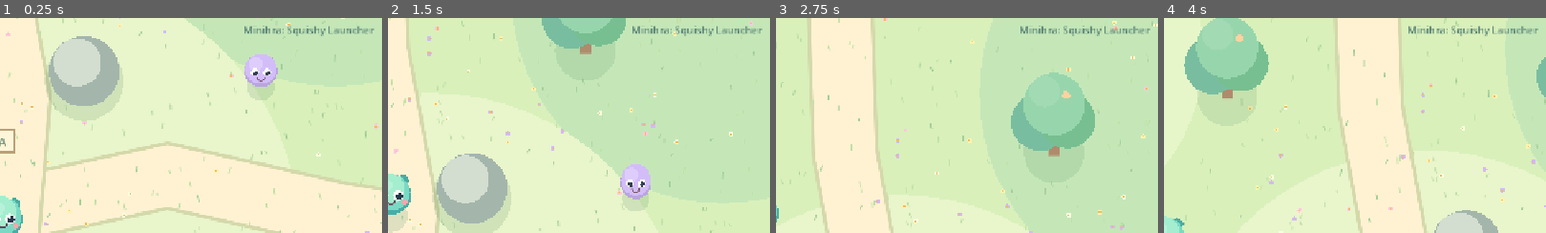
Above: before the commit, frames 1-4 (left to right).
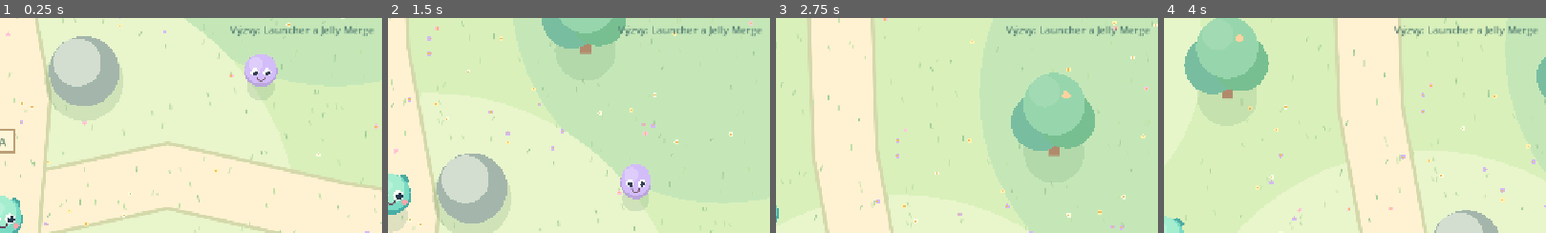
Above: after the commit, the same moments.

Repository: DiscoverVisually/squishy-world
Game: Godot game, scene res://scenes/main.tscn
The game is run twice, just before and just after one commit, with the same random seed, the same clock (stepped at 60 frames per second) and the same inputs.
Inputs (mouse positions are % of the whole screen's width and height, from its top left):
- Up to frame 1 (0.25 s): no input
- Up to frame 2 (1.5 s): tap Enter at 0.5 s; move the mouse to (45, 70) at 0.52 s; hold W from 0.53 s (still down); tap 1 at 0.6 s; click (45, 70) at 0.67 s; tap 2 at 0.8, 1.35 s; move the mouse to (80, 65) at 1.27 s; click (80, 65) at 1.42 s
- Up to frame 3 (2.75 s): tap R at 1.55, 2.1 s; move the mouse to (20, 35) at 2.02 s; release W at 2.03 s; hold A from 2.03 s (still down); click (20, 35) at 2.17 s; tap E at 2.3 s
- Up to frame 4 (4 s): move the mouse to (55, 50) at 2.77 s; tap E at 2.85 s; click (55, 50) at 2.92 s; tap 1 at 3.05, 3.6 s; move the mouse to (35, 25) at 3.52 s; release A at 3.53 s; hold S from 3.53 s (still down); click (35, 25) at 3.67 s; tap 2 at 3.8 s
The pictures show only the part of the screen within x 50-100%, y 3-53%; the shares and areas given below are measured in that part.

The runs differ from the first frame. In frame 1, 0.7% of the frame differs, in the area x 60-98%, y 3-9%; in frame 2, 0.7%; in frame 3, 0.7%; in frame 4, 0.7%.

Commit message:
Add Jelly Merge physics game and choice between encounters

Diff:
--- a/scenes/main.tscn
+++ b/scenes/main.tscn
@@ -1,9 +1,11 @@
-[gd_scene load_steps=5 format=3]
+[gd_scene load_steps=7 format=3]
 
 [ext_resource type="Script" path="res://scripts/world.gd" id="1_world"]
 [ext_resource type="PackedScene" path="res://scenes/player_squishy.tscn" id="2_player"]
 [ext_resource type="Script" path="res://scripts/hud.gd" id="3_hud"]
 [ext_resource type="Script" path="res://scripts/launcher_arena.gd" id="4_launcher"]
+[ext_resource type="Script" path="res://scripts/merge_arena.gd" id="5_merge"]
+[ext_resource type="Script" path="res://scripts/encounter_choice.gd" id="6_choice"]
 
 [node name="Meadow" type="Node2D"]
 script = ExtResource("1_world")
@@ -20,3 +22,11 @@
 [node name="Arena" type="Node2D" parent="Encounter"]
 visible = false
 script = ExtResource("4_launcher")
+
+[node name="Merge" type="Node2D" parent="Encounter"]
+visible = false
+script = ExtResource("5_merge")
+
+[node name="Choice" type="Node2D" parent="Encounter"]
+visible = false
+script = ExtResource("6_choice")
--- /dev/null
+++ b/scripts/encounter_choice.gd
@@ -0,0 +1,77 @@
+extends Node2D
+class_name EncounterChoice
+
+signal selected(mode: String)
+signal cancelled
+
+var active: bool = false
+var creature_name: String = ""
+var creature_color: Color = Color("f5c6d9")
+
+func _ready() -> void:
+    visible = false
+
+func show_choice(name: String, tint: Color) -> void:
+    creature_name = name
+    creature_color = tint
+    active = true
+    visible = true
+    queue_redraw()
+
+func close_choice() -> void:
+    active = false
+    visible = false
+
+func _choose(mode: String) -> void:
+    close_choice()
+    selected.emit(mode)
+
+func _unhandled_input(event: InputEvent) -> void:
+    if not active:
+        return
+    if event is InputEventKey and event.pressed and not event.echo:
+        if event.keycode == KEY_1:
+            _choose("launcher")
+        elif event.keycode == KEY_2:
+            _choose("merge")
+        elif event.keycode == KEY_ESCAPE:
+            close_choice()
+            cancelled.emit()
+        else:
+            return
+        get_viewport().set_input_as_handled()
+    elif event is InputEventMouseButton and event.button_index == MOUSE_BUTTON_LEFT and event.pressed:
+        var pos: Vector2 = get_global_mouse_position()
+        if Rect2(210, 315, 400, 220).has_point(pos):
+            _choose("launcher")
+        elif Rect2(662, 315, 400, 220).has_point(pos):
+            _choose("merge")
+        elif Rect2(1090, 85, 135, 56).has_point(pos):
+            close_choice()
+            cancelled.emit()
+        get_viewport().set_input_as_handled()
+
+func _draw() -> void:
+    if not active:
+        return
+    var f: Font = ThemeDB.fallback_font
+    draw_rect(Rect2(Vector2.ZERO, Vector2(1280, 720)), Color(0.22, 0.34, 0.34, 0.90))
+    draw_rect(Rect2(177, 142, 926, 450), Color("fff9e9"))
+    draw_rect(Rect2(187, 152, 906, 430), Color("edf5e7"))
+    draw_string(f, Vector2(247, 222), "STRETOL SI %s!" % creature_name.to_upper(), HORIZONTAL_ALIGNMENT_LEFT, -1, 39, Color("53786a"))
+    draw_string(f, Vector2(245, 276), "Vyber výzvu a získaj nového Squishyho.", HORIZONTAL_ALIGNMENT_LEFT, -1, 25, Color("6c6277"))
+    draw_rect(Rect2(210, 315, 400, 220), Color("f8d5e7"))
+    draw_rect(Rect2(662, 315, 400, 220), Color("d3e8f5"))
+    draw_circle(Vector2(410, 374), 30, creature_color)
+    draw_circle(Vector2(395, 368), 6, Color.WHITE)
+    draw_circle(Vector2(426, 368), 6, Color.WHITE)
+    draw_string(f, Vector2(255, 447), "1  SQUISHY LAUNCHER", HORIZONTAL_ALIGNMENT_LEFT, -1, 25, Color("765065"))
+    draw_string(f, Vector2(250, 494), "Mier a traf správny výsledok", HORIZONTAL_ALIGNMENT_LEFT, -1, 19, Color("77566a"))
+    draw_circle(Vector2(862, 372), 31, Color("ffd9aa"))
+    draw_circle(Vector2(825, 387), 21, Color("b5e4f7"))
+    draw_circle(Vector2(902, 387), 20, Color("e7c8f3"))
+    draw_string(f, Vector2(743, 447), "2  JELLY MERGE", HORIZONTAL_ALIGNMENT_LEFT, -1, 28, Color("596681"))
+    draw_string(f, Vector2(720, 494), "Púšťaj a spájaj želé čísla", HORIZONTAL_ALIGNMENT_LEFT, -1, 19, Color("5b7187"))
+    draw_string(f, Vector2(384, 564), "Stlač 1 alebo 2, alebo klikni na kartu.", HORIZONTAL_ALIGNMENT_LEFT, -1, 19, Color("668375"))
+    draw_rect(Rect2(1090, 85, 135, 56), Color("f6d9e0"))
+    draw_string(f, Vector2(1110, 122), "SPÄŤ", HORIZONTAL_ALIGNMENT_LEFT, -1, 22, Color("795465"))
--- a/scripts/hud.gd
+++ b/scripts/hud.gd
@@ -46,7 +46,7 @@
     tag.add_theme_color_override("font_color", Color("547e71"))
     tag.add_theme_font_size_override("font_size", 17)
     tag.horizontal_alignment = HORIZONTAL_ALIGNMENT_RIGHT
-    tag.text = "Minihra: Squishy Launcher"
+    tag.text = "Výzvy: Launcher a Jelly Merge"
     overlay.add_child(tag)
 
 func set_progress(grade: int, caught: int) -> void:
--- /dev/null
+++ b/scripts/jelly_blob.gd
@@ -0,0 +1,45 @@
+extends RigidBody2D
+class_name JellyBlob
+
+var number: int = 1
+var radius: float = 25.0
+var tint: Color = Color("f9cae0")
+var joining: bool = false
+var lifetime: float = 0.0
+var shine: float = 0.0
+
+func configure(value: int, size: float, color: Color) -> void:
+    number = value
+    radius = size
+    tint = color
+    collision_layer = 4
+    collision_mask = 12
+    mass = clampf(float(value) * 0.12, 0.8, 10.0)
+    gravity_scale = 1.3
+    linear_damp = 0.6
+    angular_damp = 0.85
+    continuous_cd = RigidBody2D.CCD_MODE_CAST_SHAPE
+    var material := PhysicsMaterial.new()
+    material.bounce = 0.24
+    material.friction = 0.57
+    physics_material_override = material
+    var collision := CollisionShape2D.new()
+    var shape := CircleShape2D.new()
+    shape.radius = radius
+    collision.shape = shape
+    add_child(collision)
+
+func _process(delta: float) -> void:
+    lifetime += delta
+    shine = maxf(0.0, shine - delta)
+    queue_redraw()
+
+func _draw() -> void:
+    draw_circle(Vector2(0, 5), radius + 2, Color(0.32, 0.43, 0.35, 0.17))
+    draw_circle(Vector2.ZERO, radius, tint.darkened(0.14))
+    draw_circle(Vector2(0, -3), radius - 2, tint)
+    draw_circle(Vector2(-radius * 0.4, -radius * 0.45), radius * 0.28, Color(1, 1, 1, 0.33))
+    var fontsize: int = clampi(roundi(radius * 0.90), 19, 42)
+    draw_string(ThemeDB.fallback_font, Vector2(-radius * 0.85, fontsize * 0.34), str(number), HORIZONTAL_ALIGNMENT_CENTER, radius * 1.7, fontsize, Color("414d67"))
+    if shine > 0.0:
+        draw_arc(Vector2.ZERO, radius + 5.0, 0, TAU, 32, Color(1, 0.94, 0.44, shine), 4.0, true)
--- /dev/null
+++ b/scripts/merge_arena.gd
@@ -0,0 +1,225 @@
+extends Node2D
+class_name MergeArena
+
+signal captured(squishy_name: String)
+signal cancelled
+
+const BLOB = preload("res://scripts/jelly_blob.gd")
+const RULES = preload("res://scripts/merge_rules.gd")
+const LEFT: float = 320.0
+const RIGHT: float = 1020.0
+const FLOOR: float = 608.0
+const DROP_Y: float = 185.0
+const MAX_DROPS: int = 24
+
+var active: bool = false
+var squishy_name: String = ""
+var config: Dictionary = {}
+var pieces: Array[JellyBlob] = []
+var steps: int = 0
+var cooldown: float = 0.0
+var scan_timer: float = 0.0
+var victory_timer: float = -1.0
+var retry_timer: float = 0.0
+var status: String = "Spoj rovnaké čísla!"
+var flash: float = 0.0
+
+func _ready() -> void:
+    visible = false
+    set_process(false)
+    set_physics_process(false)
+    _wall(Vector2(670, 628), Vector2(744, 42))
+    _wall(Vector2(309, 422), Vector2(28, 440))
+    _wall(Vector2(1031, 422), Vector2(28, 440))
+
+func _wall(at: Vector2, size: Vector2) -> void:
+    var body := StaticBody2D.new()
+    body.position = at
+    body.collision_layer = 8
+    body.collision_mask = 0
+    var collision := CollisionShape2D.new()
+    var shape := RectangleShape2D.new()
+    shape.size = size
+    collision.shape = shape
+    body.add_child(collision)
+    add_child(body)
+
+func start_encounter(name: String, tint: Color, grade: int) -> void:
+    _clear_pieces()
+    squishy_name = name
+    config = RULES.grade_config(grade)
+    _reset_state()
+    active = true
+    visible = true
+    set_process(true)
+    set_physics_process(true)
+
+func _reset_state() -> void:
+    _clear_pieces()
+    steps = 0
+    cooldown = 0.0
+    scan_timer = 0.0
+    victory_timer = -1.0
+    retry_timer = 0.0
+    flash = 0.0
+    status = "Klikni nad nádobou a spájaj rovnaké čísla."
+
+func _clear_pieces() -> void:
+    for piece in pieces:
+        if is_instance_valid(piece):
+            piece.queue_free()
+    pieces.clear()
+
+func close_encounter() -> void:
+    active = false
+    visible = false
+    set_process(false)
+    set_physics_process(false)
+    _clear_pieces()
+
+func _process(delta: float) -> void:
+    if not active:
+        return
+    cooldown = maxf(0.0, cooldown - delta)
+    flash = maxf(0.0, flash - delta)
+    if victory_timer >= 0.0:
+        victory_timer -= delta
+        if victory_timer <= 0.0:
+            var won_name: String = squishy_name
+            close_encounter()
+            captured.emit(won_name)
+    elif steps >= MAX_DROPS:
+        retry_timer += delta
+        if retry_timer > 3.0:
+            _reset_state()
+            status = "Nový pokus! Skús ukladať čísla bližšie."
+    queue_redraw()
+
+func _physics_process(delta: float) -> void:
+    if not active or victory_timer >= 0.0:
+        return
+    scan_timer -= delta
+    if scan_timer > 0.0:
+        return
+    scan_timer = 0.07
+    for i in range(pieces.size()):
+        var a: JellyBlob = pieces[i]
+        if not is_instance_valid(a) or a.joining or a.lifetime < 0.16:
+            continue
+        for j in range(i + 1, pieces.size()):
+            var b: JellyBlob = pieces[j]
+            if not is_instance_valid(b) or b.joining or b.lifetime < 0.16:
+                continue
+            if a.number == b.number and a.position.distance_to(b.position) <= a.radius + b.radius + 4.0:
+                a.joining = true
+                b.joining = true
+                call_deferred("_merge", a, b)
+                return
+
+func _merge(a: JellyBlob, b: JellyBlob) -> void:
+    if not active or not is_instance_valid(a) or not is_instance_valid(b):
+        return
+    var total: int = a.number + b.number
+    var at: Vector2 = (a.position + b.position) * 0.5
+    pieces.erase(a)
+    pieces.erase(b)
+    a.queue_free()
+    b.queue_free()
+    flash = 0.5
+    status = "%d + %d = %d — super!" % [int(total / 2), int(total / 2), total]
+    if total >= int(config["goal"]):
+        victory_timer = 1.7
+        status = "Výborne! %s sa pridáva do zbierky!" % squishy_name
+    else:
+        _spawn(total, at, true)
+
+func _spawn(value: int, at: Vector2, highlight: bool = false) -> void:
+    var n: JellyBlob = BLOB.new()
+    var level: int = roundi(log(float(value)) / log(2.0))
+    var palette: Array[Color] = [
+        Color("f9c9e2"), Color("ffe1a7"), Color("bde5f8"),
+        Color("c2e7bf"), Color("d2c4f4"), Color("ffcab1"),
+        Color("aadfce"), Color("fbd59c")
+    ]
+    var r: float = clampf(23.0 + float(level) * 5.2, 23.0, 62.0)
+    n.configure(value, r, palette[posmod(level, palette.size())])
+    n.position = at
+    n.shine = 0.85 if highlight else 0.0
+    add_child(n)
+    pieces.append(n)
+
+func _drop(x: float) -> void:
+    if cooldown > 0.0 or victory_timer >= 0.0 or steps >= MAX_DROPS:
+        return
+    var value: int = RULES.next_value(int(config["base"]), steps)
+    var radius: float = clampf(23.0 + float(roundi(log(float(value)) / log(2.0))) * 5.2, 23.0, 62.0)
+    _spawn(value, Vector2(clampf(x, LEFT + radius + 12.0, RIGHT - radius - 12.0), DROP_Y))
+    steps += 1
+    cooldown = 0.4
+    status = "Premysli si ďalší krok. Rovnaké čísla sa spoja!"
+    if steps >= MAX_DROPS:
+        status = "Posledné číslo! Ak sa nepodarí cieľ, začneš znova."
+
+func _unhandled_input(event: InputEvent) -> void:
+    if not active:
+        return
+    if event is InputEventKey and event.pressed and not event.echo:
+        if event.keycode == KEY_ESCAPE and victory_timer < 0.0:
+            close_encounter()
+            cancelled.emit()
+            get_viewport().set_input_as_handled()
+        elif event.keycode == KEY_R and victory_timer < 0.0:
+            _reset_state()
+            get_viewport().set_input_as_handled()
+    elif event is InputEventMouseButton and event.button_index == MOUSE_BUTTON_LEFT and event.pressed and victory_timer < 0.0:
+        var pos: Vector2 = get_global_mouse_position()
+        if pos.y < 120.0 and pos.x > 1110.0:
+            close_encounter()
+            cancelled.emit()
+        elif pos.y < 120.0 and pos.x > 970.0:
+            _reset_state()
+        elif pos.x > LEFT and pos.x < RIGHT and pos.y > 130.0:
+            _drop(pos.x)
+        get_viewport().set_input_as_handled()
+
+func _draw() -> void:
+    if not active:
+        return
+    var f: Font = ThemeDB.fallback_font
+    draw_rect(Rect2(Vector2.ZERO, Vector2(1280, 720)), Color("e3f2dd"))
+    draw_circle(Vector2(125, 630), 265, Color("cee8c1"))
+    draw_circle(Vector2(1120, 650), 280, Color("cfe9c0"))
+    draw_rect(Rect2(18, 18, 1244, 114), Color("fff9ec"))
+    draw_string(f, Vector2(40, 62), "JELLY MERGE  •  %s" % squishy_name, HORIZONTAL_ALIGNMENT_LEFT, -1, 30, Color("4b7567"))
+    draw_string(f, Vector2(40, 108), "CIEĽ: vytvor číslo %d" % int(config["goal"]), HORIZONTAL_ALIGNMENT_LEFT, -1, 31, Color("7b5a70"))
+    draw_rect(Rect2(978, 39, 124, 48), Color("dedff5"))
+    draw_rect(Rect2(1114, 39, 132, 48), Color("f6d6e0"))
+    draw_string(f, Vector2(984, 69), "REŠTART", HORIZONTAL_ALIGNMENT_LEFT, -1, 19, Color("605c81"))
+    draw_string(f, Vector2(1137, 69), "SPÄŤ", HORIZONTAL_ALIGNMENT_LEFT, -1, 22, Color("7b5163"))
+    draw_rect(Rect2(LEFT - 22, 227, RIGHT - LEFT + 44, 396), Color("fafdf0"))
+    draw_rect(Rect2(LEFT - 20, 226, 18, 397), Color("bacdca"))
+    draw_rect(Rect2(RIGHT + 1, 226, 18, 397), Color("bacdca"))
+    draw_rect(Rect2(LEFT - 20, FLOOR - 7, RIGHT - LEFT + 39, 29), Color("9cb5ae"))
+    var aim_x: float = clampf(get_global_mouse_position().x, LEFT + 60, RIGHT - 60)
+    for i in range(6):
+        draw_circle(Vector2(aim_x, DROP_Y + 31 + float(i) * 19.0), 2.6, Color(0.36, 0.48, 0.51, 0.35))
+    draw_circle(Vector2(aim_x, DROP_Y), 29.0, Color("e6c7f4"))
+    var value: int = RULES.next_value(int(config["base"]), steps)
+    draw_string(f, Vector2(aim_x - 29, DROP_Y + 10), str(value), HORIZONTAL_ALIGNMENT_CENTER, 58.0, 28, Color("46516c"))
+    draw_string(f, Vector2(31, 213), "KLIKNI NAD", HORIZONTAL_ALIGNMENT_LEFT, -1, 19, Color("567b6f"))
+    draw_string(f, Vector2(31, 241), "NÁDOBOU", HORIZONTAL_ALIGNMENT_LEFT, -1, 19, Color("567b6f"))
+    draw_string(f, Vector2(32, 341), "Rovnaké čísla", HORIZONTAL_ALIGNMENT_LEFT, -1, 18, Color("648574"))
+    draw_string(f, Vector2(32, 371), "sa sčítajú.", HORIZONTAL_ALIGNMENT_LEFT, -1, 18, Color("648574"))
+    draw_string(f, Vector2(1047, 251), "Pustené:", HORIZONTAL_ALIGNMENT_LEFT, -1, 18, Color("617a6e"))
+    draw_string(f, Vector2(1047, 290), "%d / %d" % [steps, MAX_DROPS], HORIZONTAL_ALIGNMENT_LEFT, -1, 26, Color("78566a"))
+    draw_string(f, Vector2(1047, 378), "R = reštart", HORIZONTAL_ALIGNMENT_LEFT, -1, 18, Color("617a6e"))
+    draw_string(f, Vector2(1047, 409), "ESC = späť", HORIZONTAL_ALIGNMENT_LEFT, -1, 18, Color("617a6e"))
+    draw_rect(Rect2(16, 659, 1250, 47), Color("fff9eb"))
+    draw_string(f, Vector2(30, 691), status, HORIZONTAL_ALIGNMENT_LEFT, -1, 22, Color("4d776d"))
+    if flash > 0.0:
+        draw_arc(Vector2(680, 411), 91, 0, TAU, 36, Color(1, 0.95, 0.52, flash), 6.0, true)
+    if victory_timer >= 0.0:
+        draw_rect(Rect2(330, 255, 620, 216), Color("fff7c7"))
+        draw_rect(Rect2(339, 264, 602, 197), Color("e8f7e0"))
+        draw_string(f, Vector2(384, 337), "SQUISHY ZÍSKANÝ!", HORIZONTAL_ALIGNMENT_LEFT, -1, 39, Color("3c816a"))
+        draw_string(f, Vector2(406, 405), "%s je tvoj kamarát!" % squishy_name, HORIZONTAL_ALIGNMENT_LEFT, -1, 27, Color("6b5575"))
--- /dev/null
+++ b/scripts/merge_rules.gd
@@ -0,0 +1,13 @@
+extends RefCounted
+class_name MergeRules
+
+static func grade_config(grade: int) -> Dictionary:
+    var base: int = 1 << (clampi(grade, 1, 4) - 1)
+    var help: String = "Spájaj rovnaké čísla sčítaním."
+    if grade >= 3:
+        help = "Hľadaj násobky a zdvojuj."
+    return {"base": base, "goal": base * 8, "help": help}
+
+static func next_value(base: int, step: int) -> int:
+    const pattern: Array[int] = [1, 1, 2, 1, 1, 2, 2, 1, 1, 2, 2, 1]
+    return base * pattern[step % pattern.size()]
--- a/scripts/world.gd
+++ b/scripts/world.gd
@@ -12,6 +12,9 @@
 @onready var player: CharacterBody2D = $Player
 @onready var hud: SquishyHUD = $HUD
 @onready var arena: LauncherArena = $Encounter/Arena
+@onready var merge_arena: MergeArena = $Encounter/Merge
+@onready var choice: EncounterChoice = $Encounter/Choice
+var encounter_creature: WildSquishy = null
 var selected_grade: int = 2
 var caught_names: Array[String] = []
 var nearby_squishy: WildSquishy = null
@@ -22,6 +25,10 @@
     _load_progress()
     arena.captured.connect(_on_squishy_captured)
     arena.cancelled.connect(_on_encounter_cancelled)
+    merge_arena.captured.connect(_on_squishy_captured)
+    merge_arena.cancelled.connect(_on_encounter_cancelled)
+    choice.selected.connect(_on_choice_selected)
+    choice.cancelled.connect(_on_encounter_cancelled)
     hud.set_progress(selected_grade, caught_names.size())
     for tree in TREES:
         _add_round_obstacle(tree + Vector2(0, 24), 27.0)
@@ -43,7 +50,7 @@
         wild_squishies.append(creature)
 
 func _process(delta: float) -> void:
-    if arena.active:
+    if arena.active or merge_arena.active or choice.active:
         return
     status_clock -= delta
     if status_clock <= 0.0:
@@ -61,7 +68,7 @@
         hud.set_nearby("Nájdi Squishyho! Zbierka: %d/5" % caught_names.size())
 
 func _unhandled_input(event: InputEvent) -> void:
-    if arena.active or not (event is InputEventKey):
+    if arena.active or merge_arena.active or choice.active or not (event is InputEventKey):
         return
     if not event.pressed or event.echo:
         return
@@ -73,8 +80,18 @@
     elif event.keycode == KEY_E and nearby_squishy != null and is_instance_valid(nearby_squishy):
         player.set_physics_process(false)
         hud.visible = false
-        arena.start_encounter(nearby_squishy.display_name, nearby_squishy.body_color, selected_grade)
+        encounter_creature = nearby_squishy
+        choice.show_choice(nearby_squishy.display_name, nearby_squishy.body_color)
         get_viewport().set_input_as_handled()
+
+func _on_choice_selected(mode: String) -> void:
+    if encounter_creature == null or not is_instance_valid(encounter_creature):
+        _on_encounter_cancelled()
+        return
+    if mode == "merge":
+        merge_arena.start_encounter(encounter_creature.display_name, encounter_creature.body_color, selected_grade)
+    else:
+        arena.start_encounter(encounter_creature.display_name, encounter_creature.body_color, selected_grade)
 
 func _on_squishy_captured(squishy_name: String) -> void:
     if not caught_names.has(squishy_name):
@@ -90,6 +107,7 @@
     hud.set_nearby("Získal si %s! Zbierka: %d/5" % [squishy_name, caught_names.size()])
 
 func _on_encounter_cancelled() -> void:
+    encounter_creature = null
     player.set_physics_process(true)
     hud.visible = true
     status_clock = 0.0
--- /dev/null
+++ b/tests/merge_smoke.gd
@@ -0,0 +1,21 @@
+extends SceneTree
+
+const RULES = preload("res://scripts/merge_rules.gd")
+
+func _initialize() -> void:
+    for grade in range(1, 5):
+        var cfg: Dictionary = RULES.grade_config(grade)
+        var base: int = int(cfg["base"])
+        var goal: int = int(cfg["goal"])
+        if goal != base * 8:
+            push_error("Incorrect merge goal")
+            quit(1)
+            return
+        for i in range(100):
+            var v: int = RULES.next_value(base, i)
+            if v != base and v != base * 2:
+                push_error("Unexpected merge drop value")
+                quit(1)
+                return
+    print("PASS: 400 merge drop rules across four grade presets")
+    quit(0)
Not shown, changed: .github/workflows/web.yml
Not shown, changed: docs/PROTOTYPE_PLAN.md
